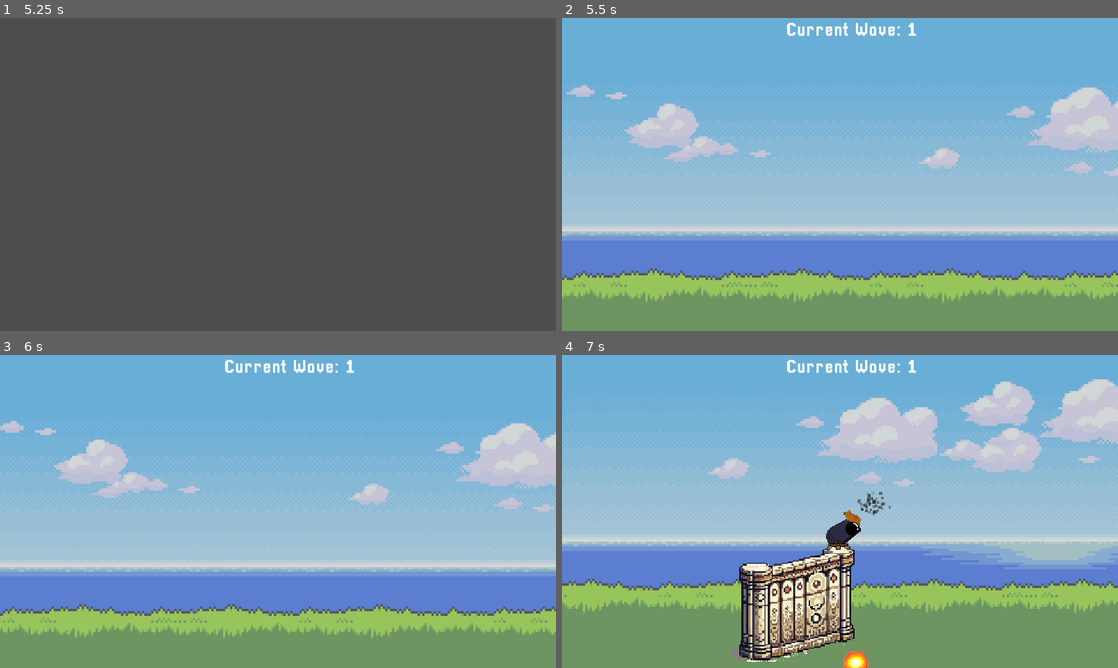
Above: before the commit, frames 1-4 (two rows, left to right).
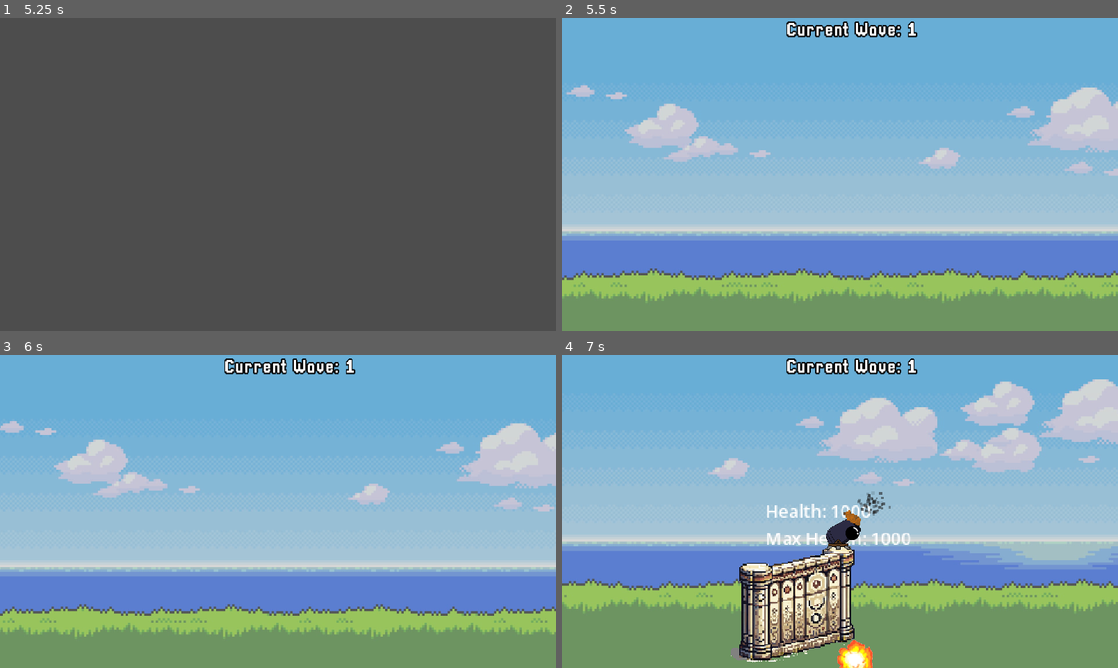
Above: after the commit, the same moments.

Repository: GabrFelps/Protect-LABIRAS
Game: Godot game, scene res://scenes/menu.tscn
Same seed, same stepped clock (60 frames per second), same inputs: the game is played once before the commit and once after it.
Inputs (mouse positions are in pixels of both pictures, inside the frame that each line leads up to):
- Up to frame 1 (5.25 s): tap Enter at 0.5 s; move the mouse to (400, 158) at 0.52 s; click (400, 158) at 0.67 s; move the mouse to (166, 190) at 1.27 s; click (166, 190) at 1.42 s; tap Space at 2 s; move the mouse to (333, 105) at 2.02 s; click (333, 105) at 2.17 s; move the mouse to (250, 237) at 2.77 s; click (250, 237) at 2.92 s; move the mouse to (444, 221) at 3.52 s; click (444, 221) at 3.67 s; click "START" at 4.25 s; click "START" at 5 s
- Up to frame 2 (5.5 s): no input
- Up to frame 3 (6 s): move the mouse to (111, 464) at 5.77 s; click (111, 464) at 5.92 s
- Up to frame 4 (7 s): move the mouse to (867, 511) at 6.52 s; click (867, 511) at 6.67 s

Frame 1 is identical in both runs. In frame 2, 0.6% of the frame differs, in the area x 40-64%, y 1-7%; in frame 3, 0.6%; in frame 4, 1.8%, in the area x 36-64%, y 1-100%.

Commit message:
update: corrigida a gravidade da bola de canhao, labels no muro para debug da vida, inimigos agora explodem corretamente ao morrer, waves atualizando certinho

Diff:
--- a/game/scenes/cannonball.tscn
+++ b/game/scenes/cannonball.tscn
@@ -6,7 +6,7 @@
 [sub_resource type="CircleShape2D" id="CircleShape2D_w4620"]
 
 [node name="Cannonball" type="RigidBody2D"]
-mass = 0.5
+gravity_scale = 1.36
 center_of_mass_mode = 1
 script = ExtResource("1_3k6lk")
 
--- a/game/scenes/death_particle.tscn
+++ b/game/scenes/death_particle.tscn
@@ -21,15 +21,16 @@
 initial_velocity_min = 500.0
 initial_velocity_max = 500.0
 gravity = Vector3(0, 0, 0)
-scale_min = 20.0
-scale_max = 20.0
+scale_min = 10.0
+scale_max = 10.0
 scale_curve = SubResource("CurveTexture_mlxln")
 color_ramp = SubResource("GradientTexture1D_53x3h")
 
 [node name="DeathParticle" type="GPUParticles2D"]
 self_modulate = Color(0.815686, 0, 0, 1)
 emitting = false
-amount = 50
+amount = 35
 process_material = SubResource("ParticleProcessMaterial_1m7fe")
+lifetime = 0.6
 one_shot = true
 explosiveness = 1.0
--- a/game/scenes/enemies/café.tscn
+++ b/game/scenes/enemies/café.tscn
@@ -1,11 +1,16 @@
-[gd_scene load_steps=4 format=3 uid="uid://3goxf43o3vq1"]
+[gd_scene load_steps=6 format=3 uid="uid://3goxf43o3vq1"]
 
 [ext_resource type="Script" path="res://scripts/enemy.gd" id="1_1omfd"]
 [ext_resource type="SpriteFrames" uid="uid://ew2u83itp2qd" path="res://animations/cafe.tres" id="2_unns6"]
+[ext_resource type="PackedScene" uid="uid://bgd63dkfb34m0" path="res://scenes/enemy_hitbox.tscn" id="3_ppo4d"]
 
 [sub_resource type="CapsuleShape2D" id="CapsuleShape2D_0mweq"]
 radius = 2.98216
 height = 12.519
+
+[sub_resource type="CapsuleShape2D" id="CapsuleShape2D_n47el"]
+radius = 27.0
+height = 110.0
 
 [node name="Enemy" type="CharacterBody2D"]
 collision_layer = 2
@@ -20,12 +25,6 @@
 sprite_frames = ExtResource("2_unns6")
 autoplay = "default"
 
-[node name="Hitbox" type="Area2D" parent="."]
-collision_layer = 0
-collision_mask = 4
-
-[node name="CollisionShape2D" type="CollisionShape2D" parent="Hitbox"]
-
 [node name="Hurtbox" type="Area2D" parent="."]
 collision_layer = 2
 collision_mask = 0
@@ -35,8 +34,16 @@
 scale = Vector2(8.04785, 8.30737)
 shape = SubResource("CapsuleShape2D_0mweq")
 
+[node name="Hitbox" parent="." instance=ExtResource("3_ppo4d")]
+
+[node name="CollisionShape2D" parent="Hitbox" index="0"]
+position = Vector2(-4, 0)
+shape = SubResource("CapsuleShape2D_n47el")
+
 [node name="Label" type="Label" parent="."]
 offset_left = -23.0
 offset_top = -100.0
 offset_right = 17.0
 offset_bottom = -77.0
+
+[editable path="Hitbox"]
--- a/game/scenes/enemies/formiga.tscn
+++ b/game/scenes/enemies/formiga.tscn
@@ -1,11 +1,16 @@
-[gd_scene load_steps=4 format=3 uid="uid://1dkpumdu7hcp"]
+[gd_scene load_steps=6 format=3 uid="uid://1dkpumdu7hcp"]
 
 [ext_resource type="Script" path="res://scripts/enemy.gd" id="1_ahk77"]
 [ext_resource type="SpriteFrames" uid="uid://stj2a2ecjpr7" path="res://animations/formiga.tres" id="2_r48pq"]
+[ext_resource type="PackedScene" uid="uid://bgd63dkfb34m0" path="res://scenes/enemy_hitbox.tscn" id="3_y61md"]
 
 [sub_resource type="CapsuleShape2D" id="CapsuleShape2D_0mweq"]
 radius = 3.10642
 height = 12.0375
+
+[sub_resource type="CapsuleShape2D" id="CapsuleShape2D_c2eve"]
+radius = 26.0
+height = 104.0
 
 [node name="Enemy" type="CharacterBody2D"]
 collision_layer = 2
@@ -19,12 +24,6 @@
 scale = Vector2(2, 2)
 sprite_frames = ExtResource("2_r48pq")
 autoplay = "default"
-
-[node name="Hitbox" type="Area2D" parent="."]
-collision_layer = 0
-collision_mask = 4
-
-[node name="CollisionShape2D" type="CollisionShape2D" parent="Hitbox"]
 
 [node name="Hurtbox" type="Area2D" parent="."]
 collision_layer = 2
@@ -41,3 +40,12 @@
 offset_top = -117.0
 offset_right = 14.0
 offset_bottom = -94.0
+
+[node name="Hitbox" parent="." instance=ExtResource("3_y61md")]
+
+[node name="CollisionShape2D" parent="Hitbox" index="0"]
+position = Vector2(5, -4)
+rotation = 1.5708
+shape = SubResource("CapsuleShape2D_c2eve")
+
+[editable path="Hitbox"]
--- a/game/scenes/enemies/porco.tscn
+++ b/game/scenes/enemies/porco.tscn
@@ -1,16 +1,21 @@
-[gd_scene load_steps=6 format=3 uid="uid://blhxytlkouxk2"]
+[gd_scene load_steps=8 format=3 uid="uid://blhxytlkouxk2"]
 
 [ext_resource type="Script" path="res://scripts/enemy.gd" id="1_g2db5"]
 [ext_resource type="PackedScene" uid="uid://cd53iuowivrno" path="res://scenes/death_particle.tscn" id="2_0v3b5"]
 [ext_resource type="Material" uid="uid://5uyelryd28li" path="res://assets/shaders/hit_flash.tres" id="2_ag2v1"]
 [ext_resource type="SpriteFrames" uid="uid://bvwc1ii3qg7jy" path="res://animations/porco.tres" id="3_8vhu3"]
+[ext_resource type="PackedScene" uid="uid://bgd63dkfb34m0" path="res://scenes/enemy_hitbox.tscn" id="5_acla6"]
+
+[sub_resource type="CapsuleShape2D" id="CapsuleShape2D_g8tnm"]
+radius = 23.0
+height = 98.0
 
 [sub_resource type="CapsuleShape2D" id="CapsuleShape2D_0mweq"]
 radius = 2.60939
 height = 10.8338
 
 [node name="Enemy" type="CharacterBody2D"]
-collision_layer = 0
+collision_layer = 2
 collision_mask = 3
 script = ExtResource("1_g2db5")
 deathParticle = ExtResource("2_0v3b5")
@@ -23,9 +28,11 @@
 sprite_frames = ExtResource("3_8vhu3")
 autoplay = "default"
 
-[node name="Hitbox" type="Area2D" parent="."]
+[node name="Hitbox" parent="." instance=ExtResource("5_acla6")]
 
-[node name="CollisionShape2D" type="CollisionShape2D" parent="Hitbox"]
+[node name="CollisionShape2D" parent="Hitbox" index="0"]
+rotation = 1.5708
+shape = SubResource("CapsuleShape2D_g8tnm")
 
 [node name="Hurtbox" type="Area2D" parent="."]
 collision_layer = 3
@@ -41,3 +48,5 @@
 offset_top = -97.0
 offset_right = 20.0
 offset_bottom = -74.0
+
+[editable path="Hitbox"]
--- a/game/scenes/enemies/preguica.tscn
+++ b/game/scenes/enemies/preguica.tscn
@@ -1,10 +1,13 @@
-[gd_scene load_steps=4 format=3 uid="uid://531jr2bqc4ln"]
+[gd_scene load_steps=6 format=3 uid="uid://531jr2bqc4ln"]
 
 [ext_resource type="Script" path="res://scripts/enemy.gd" id="1_vl76v"]
 [ext_resource type="SpriteFrames" uid="uid://cxhykn42m8x68" path="res://animations/preguica.tres" id="2_p22va"]
+[ext_resource type="PackedScene" uid="uid://bgd63dkfb34m0" path="res://scenes/enemy_hitbox.tscn" id="3_opqbb"]
 
 [sub_resource type="RectangleShape2D" id="RectangleShape2D_mlluq"]
 size = Vector2(12.5797, 12.9425)
+
+[sub_resource type="RectangleShape2D" id="RectangleShape2D_sjfcn"]
 
 [node name="Enemy" type="CharacterBody2D"]
 collision_layer = 2
@@ -18,12 +21,6 @@
 scale = Vector2(2, 2)
 sprite_frames = ExtResource("2_p22va")
 autoplay = "default"
-
-[node name="Hitbox" type="Area2D" parent="."]
-collision_layer = 0
-collision_mask = 4
-
-[node name="CollisionShape2D" type="CollisionShape2D" parent="Hitbox"]
 
 [node name="Hurtbox" type="Area2D" parent="."]
 collision_layer = 2
@@ -40,3 +37,12 @@
 offset_top = -117.0
 offset_right = 14.0
 offset_bottom = -94.0
+
+[node name="Hitbox" parent="." instance=ExtResource("3_opqbb")]
+
+[node name="CollisionShape2D" parent="Hitbox" index="0"]
+position = Vector2(0, 13)
+scale = Vector2(5.7204, 5.7204)
+shape = SubResource("RectangleShape2D_sjfcn")
+
+[editable path="Hitbox"]
--- a/game/scenes/enemies/prostiranha.tscn
+++ b/game/scenes/enemies/prostiranha.tscn
@@ -1,11 +1,16 @@
-[gd_scene load_steps=4 format=3 uid="uid://de6yh7h4tco7p"]
+[gd_scene load_steps=6 format=3 uid="uid://de6yh7h4tco7p"]
 
 [ext_resource type="Script" path="res://scripts/enemy.gd" id="1_clp5h"]
 [ext_resource type="SpriteFrames" uid="uid://byillgm1vpgu0" path="res://animations/prostiranha.tres" id="2_w3h2f"]
+[ext_resource type="PackedScene" uid="uid://bgd63dkfb34m0" path="res://scenes/enemy_hitbox.tscn" id="3_5tfpu"]
 
 [sub_resource type="CapsuleShape2D" id="CapsuleShape2D_0mweq"]
 radius = 2.48514
 height = 17.0933
+
+[sub_resource type="CapsuleShape2D" id="CapsuleShape2D_5df3c"]
+radius = 24.0
+height = 150.0
 
 [node name="Enemy" type="CharacterBody2D"]
 collision_layer = 2
@@ -21,12 +26,6 @@
 autoplay = "default"
 frame_progress = 0.6296
 
-[node name="Hitbox" type="Area2D" parent="."]
-collision_layer = 0
-collision_mask = 4
-
-[node name="CollisionShape2D" type="CollisionShape2D" parent="Hitbox"]
-
 [node name="Hurtbox" type="Area2D" parent="."]
 collision_layer = 2
 collision_mask = 0
@@ -36,8 +35,16 @@
 scale = Vector2(8.04785, 8.30737)
 shape = SubResource("CapsuleShape2D_0mweq")
 
+[node name="Hitbox" parent="." instance=ExtResource("3_5tfpu")]
+
+[node name="CollisionShape2D" parent="Hitbox" index="0"]
+position = Vector2(-6, -4)
+shape = SubResource("CapsuleShape2D_5df3c")
+
 [node name="Label" type="Label" parent="."]
 offset_left = -26.0
 offset_top = -117.0
 offset_right = 14.0
 offset_bottom = -94.0
+
+[editable path="Hitbox"]
--- /dev/null
+++ b/game/scenes/enemy_hitbox.tscn
@@ -0,0 +1,12 @@
+[gd_scene load_steps=2 format=3 uid="uid://bgd63dkfb34m0"]
+
+[ext_resource type="Script" path="res://scripts/enemy_hitbox.gd" id="1_rtn0b"]
+
+[node name="Hitbox" type="Area2D"]
+collision_layer = 0
+collision_mask = 4
+script = ExtResource("1_rtn0b")
+
+[node name="CollisionShape2D" type="CollisionShape2D" parent="."]
+
+[connection signal="area_entered" from="." to="." method="_on_area_entered"]
--- a/game/scenes/wall.tscn
+++ b/game/scenes/wall.tscn
@@ -3,7 +3,8 @@
 [ext_resource type="Script" path="res://scripts/wall.gd" id="1_y88lp"]
 [ext_resource type="Texture2D" uid="uid://c73bj86gkhdan" path="res://assets/wall.png" id="2_g3kaw"]
 
-[sub_resource type="RectangleShape2D" id="RectangleShape2D_sbhm2"]
+[sub_resource type="ConvexPolygonShape2D" id="ConvexPolygonShape2D_i030u"]
+points = PackedVector2Array(-50, -35, 57, -55, 57, 35, -50, 60)
 
 [node name="Wall" type="Area2D"]
 scale = Vector2(2.5, 2.5)
@@ -16,13 +17,18 @@
 texture = ExtResource("2_g3kaw")
 
 [node name="HurtBox" type="Area2D" parent="."]
-collision_layer = 0
-collision_mask = 2
+collision_layer = 4
+collision_mask = 0
 
 [node name="CollisionShape2D" type="CollisionShape2D" parent="HurtBox"]
 texture_filter = 1
-scale = Vector2(6.23566, 6.23566)
-shape = SubResource("RectangleShape2D_sbhm2")
+scale = Vector2(1, 1)
+shape = SubResource("ConvexPolygonShape2D_i030u")
 
-[connection signal="body_entered" from="." to="." method="_on_body_entered"]
-[connection signal="area_entered" from="HurtBox" to="." method="_on_hurt_box_area_entered"]
+[node name="Label" type="Label" parent="."]
+offset_left = -25.2
+offset_top = -94.4
+offset_right = 14.8
+offset_bottom = -71.4
+
+[connection signal="body_entered" from="HurtBox" to="." method="_on_hurt_box_body_entered"]
--- a/game/scenes/world.tscn
+++ b/game/scenes/world.tscn
@@ -5,11 +5,12 @@
 [ext_resource type="PackedScene" uid="uid://tyisjv06sou1" path="res://scenes/wall.tscn" id="2_7jij6"]
 [ext_resource type="PackedScene" uid="uid://pmv2jcvf4u1c" path="res://scenes/ground.tscn" id="3_6kyds"]
 [ext_resource type="Texture2D" uid="uid://ddt4n4bmnj1mi" path="res://assets/background_menu.jpg" id="5_ljoss"]
-[ext_resource type="FontFile" uid="uid://pfj2yl0cyvts" path="res://assets/fonts/Pixellari.ttf" id="6_ld3gx"]
+[ext_resource type="Theme" uid="uid://bni87gmhyxwr2" path="res://assets/themes/menu.tres" id="6_m7m7j"]
 
-[sub_resource type="LabelSettings" id="LabelSettings_6xx8x"]
-font = ExtResource("6_ld3gx")
+[sub_resource type="LabelSettings" id="LabelSettings_5i732"]
 font_size = 32
+outline_size = 8
+outline_color = Color(0, 0, 0, 1)
 
 [node name="World" type="Node2D"]
 script = ExtResource("1_dmpuy")
@@ -65,6 +66,8 @@
 offset_bottom = -489.0
 grow_vertical = 0
 size_flags_horizontal = 8
-label_settings = SubResource("LabelSettings_6xx8x")
+theme = ExtResource("6_m7m7j")
+text = "zaper"
+label_settings = SubResource("LabelSettings_5i732")
 
 [connection signal="timeout" from="SpawnTimer" to="." method="_on_spawn_timer_timeout"]
--- a/game/scripts/enemy.gd
+++ b/game/scripts/enemy.gd
@@ -18,7 +18,7 @@
 	wave_min = int(Global.enemy_db.get(my_key).get("wave_min"));
 	Global.enemyNode = self;
 	initialize()
-	velocity.x = -SPEED;
+	velocity.x = -SPEED - 100;
 	health = MAX_HEALTH;
 	label.text = my_key +"\nmax health: " + str(MAX_HEALTH);
 
@@ -38,11 +38,7 @@
 	_hit_flash();
 	health -= attack.attack_damage; # diminui a vida
 	if health <= 0:
-		Global.dead_enemies_in_wave += 1;
-		# verificando se a quantidade de inimigos mortos é igual ao quantidade max de inimigos da wave atual
-		if (Global.dead_enemies_in_wave == Global.max_enemy_per_wave):
-			emit_signal("all_enemies_died");
-		queue_free();
+		die();
 
 func _physics_process(delta):
 	move_and_slide(); # movimento
@@ -55,10 +51,18 @@
 	await (get_tree().create_timer(0.15).timeout);
 	sprite_node.material.set("shader_parameter/active", false);
 
+func die():
+	Global.dead_enemies_in_wave += 1;
+		# verificando se a quantidade de inimigos mortos é igual ao quantidade max de inimigos da wave atual
+	if (Global.dead_enemies_in_wave == Global.max_enemy_per_wave):
+		emit_signal("all_enemies_died");
+	init_explosion();
+	queue_free();
+
 ## função para acionar partícula de explosão
 func init_explosion() -> void:
 	var _particle = deathParticle.instantiate();
-	_particle.position = global_position;
-	_particle.rotation = global_rotation;
+	get_parent().add_child(_particle);
+	_particle.global_position = self.global_position;
+	_particle.global_rotation = self.global_rotation;
 	_particle.emitting = true;
-	add_child(_particle);
--- /dev/null
+++ b/game/scripts/enemy_hitbox.gd
@@ -0,0 +1,10 @@
+extends Area2D
+
+
+func _on_area_entered(area):
+	var _areaParent = area.get_parent();
+	if _areaParent.has_method("take_damage"):
+		var _atk = Attack.new();
+		_atk.attack_damage = get_parent().DAMAGE;
+		_areaParent.take_damage(_atk);
+	get_parent().die();
--- a/game/scripts/singletons/Global.gd
+++ b/game/scripts/singletons/Global.gd
@@ -26,7 +26,6 @@
 	get_db("game_db");
 
 func _process(delta) -> void:
-	update_properties();
 	if enemyNode != null:
 		enemyNode.all_enemies_died.connect(change_wave);
 		enemyNode = null;
@@ -43,6 +42,7 @@
 func change_wave() -> void:
 	dead_enemies_in_wave = 0;
 	current_wave += 1;
+	update_properties();
 	max_enemy_per_wave = int(base_number_enemies * (1.08 ** current_wave));
 	# atualiza o valor de inimigos instanciados
 	enemies_already_instatiated = 0;
--- a/game/scripts/wall.gd
+++ b/game/scripts/wall.gd
@@ -9,8 +9,9 @@
 func _ready():
 	Global.update_game_properties.connect(update_max_health);
 	update_max_health();
+	health = MAX_HEALTH;
+	update_health_label();
 	restore_health();
-	health = MAX_HEALTH;
 
 ## Atualiza a vida máxima do muro com base no banco de dados do jogo
 func update_max_health():
@@ -23,12 +24,15 @@
 	var _particles : CPUParticles2D = health_particles.instantiate();
 	_particles.emitting = true;
 	add_child(_particles);
+	update_health_label();
 
 # Toma dano
 func take_damage(attack : Attack):
+	print("tomei dano prain");
 	health -= attack.attack_damage;
 	if health <= 0:
-		pass
+		pass;
+	update_health_label();
 
-func _on_hurt_box_area_entered(area):
-	print("inimigo entrou com força")
+func update_health_label():
+	$Label.text = "Health: " + str(health) + "\nMax Health: " + str(MAX_HEALTH);
